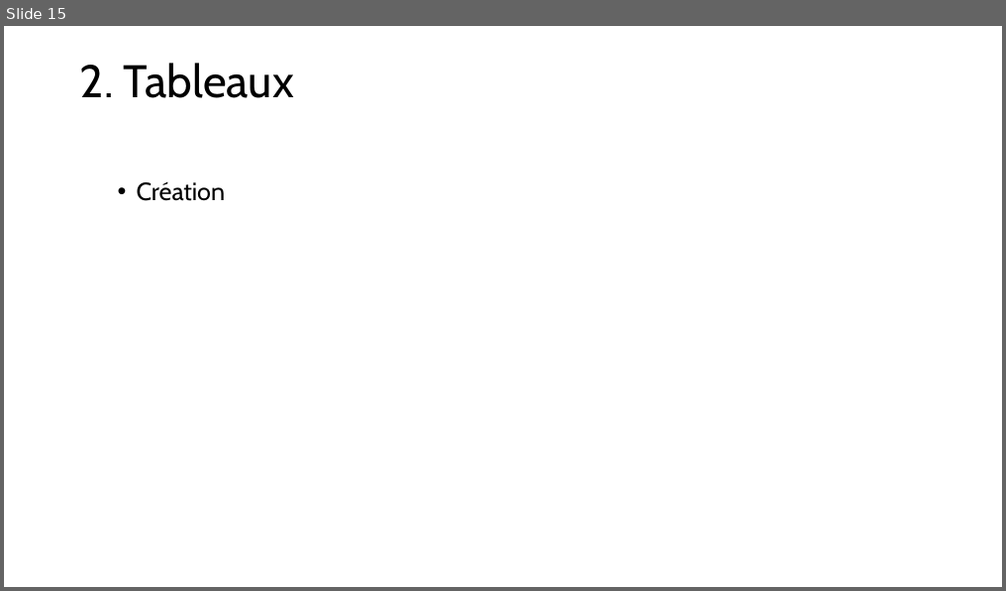
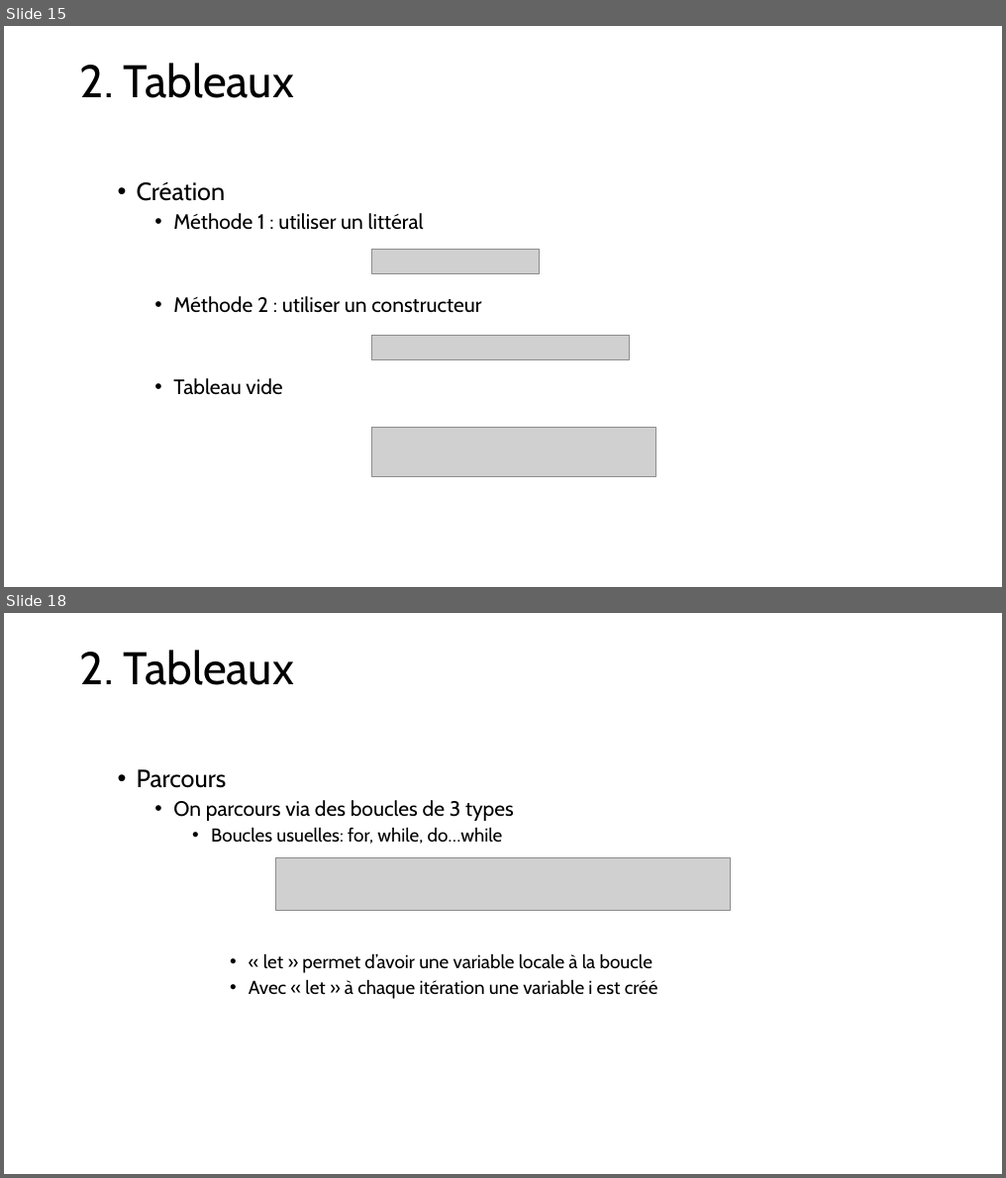
Before and after one commit to LJKhnor/chapitre-6, a slide deck: Chapitre 6.pptx. Shown one above the other, each under a label of ours: slide 15 before the commit, slides 15 and 18 after it; the slides between them are not shown. The pictures are 1006x591 and 1006x1178 pixels, drawn with LibreOffice and Linux fonts; fonts in the diff are those of the drawing; grey boxes stand for pictures. Boxes give left, top, right and bottom in pixels: in the first picture for what was removed or moved away, otherwise in the second. Text is boxed around its words. In the diff, an @@ line names an element or a change of style, - is before the commit and + after.

```diff
--- a/Chapitre 6.pptx
+++ b/Chapitre 6.pptx
@@ slide 18 added at [4,613,1002,1174], background #FFFFFF @@
@@ title added at [80,650,294,685], 44 pt, text #000000 @@
+2. Tableaux
@@ text added at [137,769,658,999], 18 pt, text #000000 @@
+  • Parcours
+    • On parcours via des boucles de 3 types
+      • Boucles usuelles: for, while, do…while
+        • « let » permet d’avoir une variable locale à la boucle
+        • Avec « let » à chaque itération une variable i est créé
@@ picture added at [275,858,731,910] @@
@@ slide 15 changed as well @@
@@ text at [173,213,481,395]: paragraphs added @@
+    • Méthode 1 : utiliser un littéral
+    • Méthode 2 : utiliser un constructeur
+    • Tableau vide
@@ picture added at [372,249,540,274] @@
@@ picture added at [372,336,630,360] @@
@@ picture added at [372,428,656,477] @@
```
Also in this commit, not shown: 20 other slides changed, 7 other slides added, 1 slide removed.
